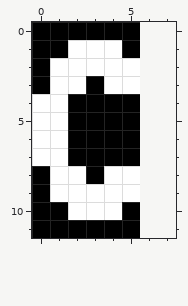
Two states of a pixel-art file, art/font-big/C.ase. Above: the version before the commit.
6x12 pixels, 1 frame. The old version is drawn lined up with the new one, on the new canvas.
The same view after the edit:
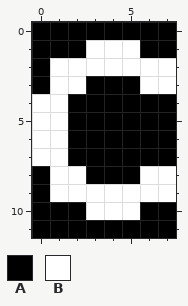
Palette (. is transparent): A #000000  B #ffffff
The exact change:
{"change": "canvas 6x12 -> 8x12"}
{"y":0,"x":6,"old":"..","new":"AA"}
{"y":1,"x":2,"old":"B","new":"A"}
{"y":1,"x":5,"old":"A..","new":"BAA"}
{"y":2,"x":6,"old":"..","new":"BB"}
{"y":3,"x":4,"old":"BB..","new":"AABB"}
{"y":4,"x":6,"old":"..","new":"AA"}
{"y":5,"x":6,"old":"..","new":"AA"}
{"y":6,"x":6,"old":"..","new":"AA"}
{"y":7,"x":6,"old":"..","new":"AA"}
{"y":8,"x":4,"old":"BB..","new":"AABB"}
{"y":9,"x":6,"old":"..","new":"BB"}
{"y":10,"x":2,"old":"B","new":"A"}
{"y":10,"x":5,"old":"A..","new":"BAA"}
{"y":11,"x":6,"old":"..","new":"AA"}
{"label":"changed","picture_box":[68,22,176,238]}
